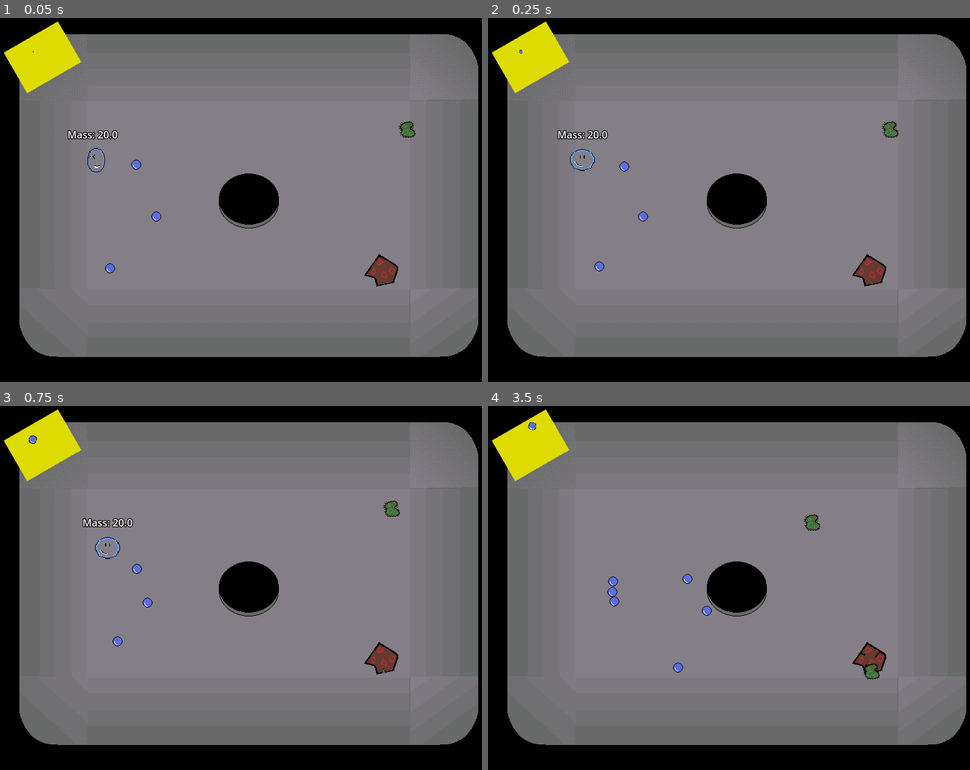
Above: before the commit, frames 1-4 (two rows, left to right).
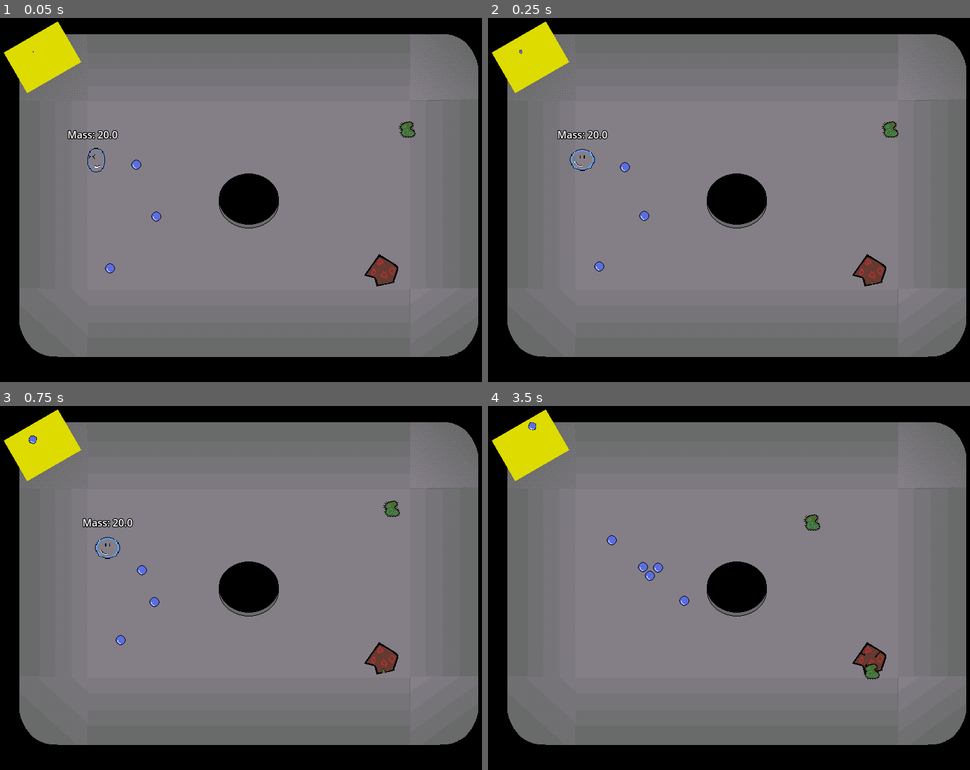
Above: after the commit, the same moments.

Repository: that-damn-cat/BubbleTrouble
Game: Godot game, scene res://game.tscn
Two runs of this game, one before a commit and one after it. Both use one fixed random seed, a clock stepped at 60 frames per second and the inputs below.
Inputs:
- Up to frame 1 (0.05 s): no input
- Up to frame 2 (0.25 s): no input
- Up to frame 3 (0.75 s): hold Right (right) from 0.53 s (still down); tap Space (shoot) at 0.6 s
- Up to frame 4 (3.5 s): release Right (right) at 1.28 s; hold Down (down) 1.28-2.03 s; tap Space (shoot) at 1.35, 2.1, 2.85 s; hold Right (right) 2.03-2.78 s; hold Up (up) from 2.78 s (still down)

Frame 1 is identical in both runs. In frame 2, less than 0.1% of the frame differs, in the area x 27-34%, y 39-56%; in frame 3, 0.2%; in frame 4, 0.5%, in the area x 24-47%, y 35-74%.

Commit message:
drain only affects pickups

Diff:
--- a/Entities/Drain/drain.gd
+++ b/Entities/Drain/drain.gd
@@ -1,17 +1,18 @@
 extends Marker2D
 
-@export var drain_gravity = 1400.0
+@export var drain_gravity = 2500.0
 var velocity_bodies: Array[CharacterBody2D]
 
 func _ready() -> void:
-	pass
-	# await globals.data_ready
+	await globals.data_ready
 
-	# globals.player_container.child_entered_tree.connect(add_affected_child)
-	# globals.enemy_container.child_entered_tree.connect(add_affected_child)
+	#globals.player_container.child_entered_tree.connect(add_affected_child)
+	#globals.enemy_container.child_entered_tree.connect(add_affected_child)
+	globals.pickup_container.child_entered_tree.connect(add_affected_child)
 
-	# globals.player_container.child_exiting_tree.connect(remove_affected_child)
-	# globals.enemy_container.child_exiting_tree.connect(remove_affected_child)
+	#globals.player_container.child_exiting_tree.connect(remove_affected_child)
+	#globals.enemy_container.child_exiting_tree.connect(remove_affected_child)
+	globals.pickup_container.child_exiting_tree.connect(add_affected_child)
 
 	# for child in globals.player_container.get_children():
 	# 	add_affected_child(child)
@@ -19,18 +20,25 @@
 	# for child in globals.enemy_container.get_children():
 	# 	add_affected_child(child)
 
+	for child in globals.pickup_container.get_children():
+		add_affected_child(child)
+
 func _physics_process(_delta: float) -> void:
-	pass
-	# for body in velocity_bodies:
-	# 	var gravity_direction: Vector2 = body.global_position.direction_to(global_position)
+	for body in velocity_bodies:
+		if not is_instance_valid(body):
+			continue
 
-	# 	var body_mass = body.get("mass")
-	# 	if not body_mass:
-	# 		body_mass = 16.0
+		var gravity_direction: Vector2 = body.global_position.direction_to(global_position)
 
-	# 	var radius_squared = pow(global_position.distance_to(body.global_position), 2)
+		var body_mass = body.get("mass")
+		if not body_mass:
+			body_mass = 16.0
 
-	# 	body.velocity += gravity_direction * ((drain_gravity * body_mass) / radius_squared)
+		var radius_squared = pow(global_position.distance_to(body.global_position), 2)
+
+		body.velocity += gravity_direction * ((drain_gravity * body_mass) / radius_squared)
+
+	clean_array(velocity_bodies)
 
 func add_affected_child(node: Node) -> void:
 	if not node is CharacterBody2D:
@@ -53,3 +61,14 @@
 		return
 
 	velocity_bodies.erase(node)
+
+func clean_array(arr: Array) -> void:
+	var to_remove: Array[int] = []
+
+	for index in range(arr.size()):
+		if arr[index] == null:
+			to_remove.append(index)
+
+	for index in to_remove:
+		if index < arr.size():
+			arr.remove_at(index)
